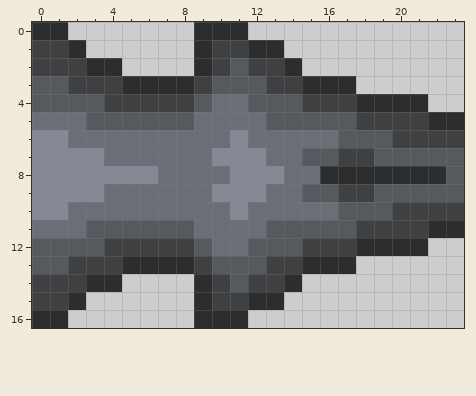
Two states of a pixel-art sprite, sprites-override/units/spiroct-leg-base.png. The picture above was drawn from the file before the commit.
The file is 48x34 pixels, drawn in blocks of 2x2; one block is one cell here. Colours within 5 levels of each other are drawn and written as one.
After:
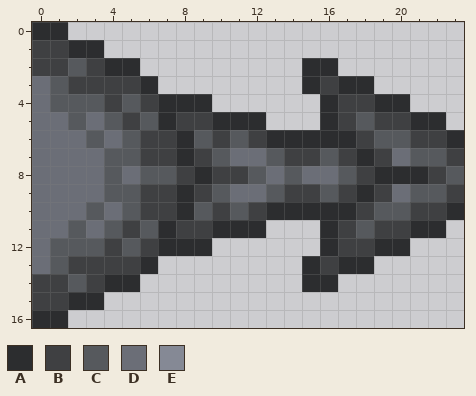
Palette (. is transparent): A #2c2d2f  B #3f4042  C #56595d  D #6b6e77  E #858995
The edit:
Changed rows in their new state; - is an unchanged pixel.
first column x 0:
 0 ---------...------------
 1 ---A-----.....----------
 2 --CB-A---......AA-------
 3 D----B-........-B-A-----
 4 D----C-AAA......A-B--.--
 5 --CD-B-ABBAAA...ABC--A-.
 6 DD-C-CBBACBCBAAAAAB-C--A
 7 DDDDCCBBABCDDCBB--ABD--B
 8 DDDDCDCCBABBCDC-DCB---B-
 9 DDDDCCBBABCDDCBB--ABD--B
10 DD-C-CBBACBCBAAAAAB-C--A
11 --CD-B-ABBAAA...ABC--A-.
12 D----C-AAA......A-B--.--
13 D----B-........-B-A-----
14 --CB-A---......AA-------
15 ---A-----.....----------
16 ---------...------------
